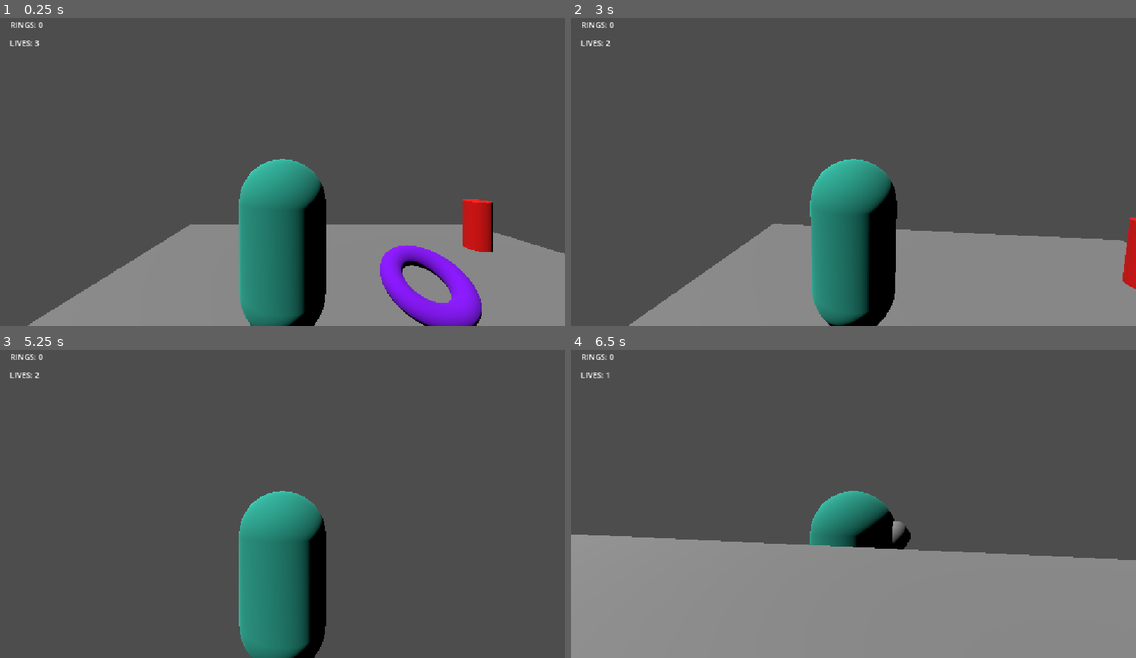
Above: before the commit, frames 1-4 (two rows, left to right).
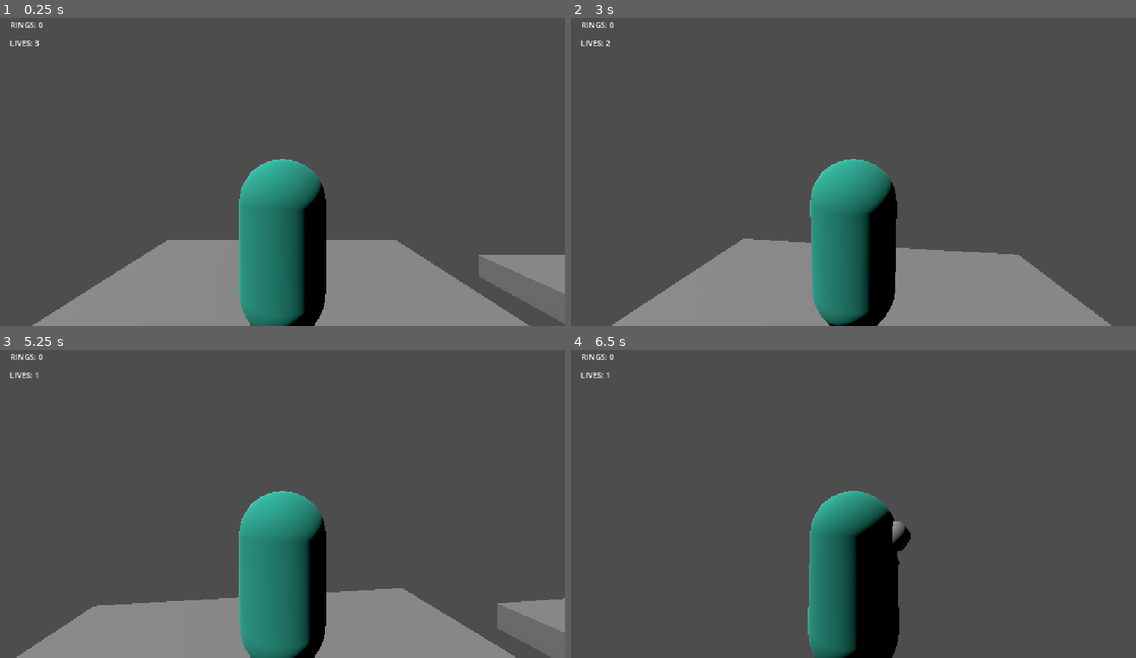
Above: after the commit, the same moments.

Repository: Foxsia/3Dplatformer
Game: Godot game, scene res://level_1.tscn
Two runs of this game, one before a commit and one after it. Both use one fixed random seed, a clock stepped at 60 frames per second and the inputs below.
Inputs (mouse positions are in pixels of both pictures, inside the frame that each line leads up to):
- Up to frame 1 (0.25 s): no input
- Up to frame 2 (3 s): move the mouse to (881, 165) at 0.52 s; hold Ctrl (sprint) 0.53-1.28 s; hold W (up) from 0.53 s (still down); tap Space (jump) at 0.77, 1.52, 2.75 s; move the mouse to (825, 168) at 1.27 s; tap Ctrl (sprint) at 1.35, 2.85 s; tap Enter at 2 s; move the mouse to (864, 162) at 2.02 s; hold Ctrl (sprint) 2.03-2.78 s; move the mouse to (847, 172) at 2.77 s
- Up to frame 3 (5.25 s): keep holding W (up); tap Space (jump) at 3.02, 3.77, 4.52 s; move the mouse to (322, 504) at 3.52 s; hold Ctrl (sprint) 3.53-4.28 s; move the mouse to (237, 494) at 4.27 s; tap Ctrl (sprint) at 4.35 s; tap Enter at 5 s; move the mouse to (288, 500) at 5.02 s; hold Ctrl (sprint) from 5.03 s (still down)
- Up to frame 4 (6.5 s): move the mouse to (830, 491) at 5.77 s; release W (up) at 5.78 s; release Ctrl (sprint) at 5.78 s; hold D (right) from 5.78 s (still down); tap Ctrl (sprint) at 5.85 s; tap Space (jump) at 6.02 s

The runs differ from the first frame. In frame 1, 9.0% of the frame differs, in the area x 4-100%, y 58-100%; in frame 2, 6.6%; in frame 3, 13%; in frame 4, 36%, in the area x 0-100%, y 59-100%.

Commit message:
add platform scene

Diff:
--- a/checkpoint.tscn
+++ b/checkpoint.tscn
@@ -15,7 +15,6 @@
 albedo_color = Color(1, 0, 0, 1)
 
 [node name="Checkpoint" type="Area3D" unique_id=98324273]
-transform = Transform3D(1, 0, 0, 0, 1, 0, 0, 0, 1, 0, -0.0065722466, 0)
 script = ExtResource("1_luqgl")
 
 [node name="CollisionShape3D" type="CollisionShape3D" parent="." unique_id=1546841692]
--- a/level_1.tscn
+++ b/level_1.tscn
@@ -1,47 +1,41 @@
 [gd_scene format=3 uid="uid://dfblwaak7xqs1"]
 
+[ext_resource type="PackedScene" uid="uid://din4jb3wijchw" path="res://platform.tscn" id="1_rka8t"]
 [ext_resource type="PackedScene" uid="uid://dqresirb884u7" path="res://player.tscn" id="2_hbghi"]
 [ext_resource type="PackedScene" uid="uid://dtnw8guevhw2r" path="res://ring.tscn" id="2_hn12h"]
 [ext_resource type="Script" uid="uid://dy5kx1x7sa4py" path="res://hud.gd" id="3_hn12h"]
 [ext_resource type="PackedScene" uid="uid://b7vtg7sgi3wou" path="res://checkpoint.tscn" id="3_ihfcg"]
 
-[sub_resource type="BoxMesh" id="BoxMesh_5glgx"]
-size = Vector3(10, 0.5, 10)
-
-[sub_resource type="BoxShape3D" id="BoxShape3D_5glgx"]
-size = Vector3(10, 0.5, 10)
-
 [node name="Level1" type="Node3D" unique_id=1654974197]
 
-[node name="Floor" type="StaticBody3D" parent="." unique_id=611736279]
-transform = Transform3D(1, 0, 0, 0, 1, 0, 0, 0, 1, 0, 0.053839445, 0)
-metadata/_edit_group_ = true
-
-[node name="MeshInstance3D" type="MeshInstance3D" parent="Floor" unique_id=898275047]
-mesh = SubResource("BoxMesh_5glgx")
-
-[node name="CollisionShape3D" type="CollisionShape3D" parent="Floor" unique_id=577915614]
-shape = SubResource("BoxShape3D_5glgx")
+[node name="Platform" parent="." unique_id=1003336250 instance=ExtResource("1_rka8t")]
+transform = Transform3D(1.1964968, 0, 0, 0, 1.1964968, 0, 0, 0, 1.1964968, 0, 0.39769268, 0)
 
 [node name="DirectionalLight3D" type="DirectionalLight3D" parent="." unique_id=1174930809]
 transform = Transform3D(0.5956385, 0.63187957, -0.4959264, 0.13173604, 0.5321928, 0.8363112, 0.79237646, -0.56347054, 0.23375322, -6.7096343, 9.009928, 2.4747252)
 
 [node name="Player" parent="." unique_id=2118992186 instance=ExtResource("2_hbghi")]
-transform = Transform3D(1, 0, 0, 0, 1, 0, 0, 0, 1, -1.6911082, 1.7858834, 0)
+transform = Transform3D(1, 0, 0, 0, 1, 0, 0, 0, 1, 0.021, 1.7, 0)
 
 [node name="Rings" type="Node3D" parent="." unique_id=1883530061]
 
 [node name="Ring" parent="Rings" unique_id=580698755 instance=ExtResource("2_hn12h")]
-transform = Transform3D(1, 0, 0, 0, 1, 0, 0, 0, 1, 2.4895697, 1.2130988, 0)
+transform = Transform3D(1, 0, 0, 0, 1, 0, 0, 0, 1, 7.534, 0.5, 0)
 
 [node name="Ring2" parent="Rings" unique_id=1938458914 instance=ExtResource("2_hn12h")]
-transform = Transform3D(1, 0, 0, 0, 1, 0, 0, 0, 1, 0, 0.7457123, 0)
+transform = Transform3D(1, 0, 0, 0, 1, 0, 0, 0, 1, 6.203, 0.5, 0)
 
 [node name="Ring3" parent="Rings" unique_id=1972673081 instance=ExtResource("2_hn12h")]
-transform = Transform3D(1, 0, 0, 0, 1, 0, 0, 0, 1, -4.2128057, 0.9502919, 3.0830774)
+transform = Transform3D(1, 0, 0, 0, 1, 0, 0, 0, 1, 9.576294, 0.57690644, -0.24098396)
 
 [node name="Checkpoint" parent="." unique_id=98324273 instance=ExtResource("3_ihfcg")]
-transform = Transform3D(1, 0, 0, 0, 1, 0, 0, 0, 1, 3.2525396, 0.3239386, -2.8172312)
+transform = Transform3D(1, 0, 0, 0, 1, 0, 0, 0, 1, 13.583, 0.5, 0.087)
+
+[node name="Platform2" parent="." unique_id=755455893 instance=ExtResource("1_rka8t")]
+transform = Transform3D(1, 0, 0, 0, 1, 0, 0, 0, 1, 7.203, 0.25, 0)
+
+[node name="Platform3" parent="." unique_id=822757200 instance=ExtResource("1_rka8t")]
+transform = Transform3D(1, 0, 0, 0, 1, 0, 0, 0, 1, 12.171, 0.25, 0)
 
 [node name="HUD" type="CanvasLayer" parent="." unique_id=510913633]
 script = ExtResource("3_hn12h")
--- /dev/null
+++ b/platform.tscn
@@ -0,0 +1,15 @@
+[gd_scene format=3 uid="uid://din4jb3wijchw"]
+
+[sub_resource type="BoxMesh" id="BoxMesh_5glgx"]
+size = Vector3(5, 0.5, 5)
+
+[sub_resource type="BoxShape3D" id="BoxShape3D_urqp6"]
+size = Vector3(5, 0.5, 5)
+
+[node name="Platform" type="StaticBody3D" unique_id=1003336250]
+
+[node name="MeshInstance3D" type="MeshInstance3D" parent="." unique_id=64740494]
+mesh = SubResource("BoxMesh_5glgx")
+
+[node name="CollisionShape3D" type="CollisionShape3D" parent="." unique_id=208062258]
+shape = SubResource("BoxShape3D_urqp6")
